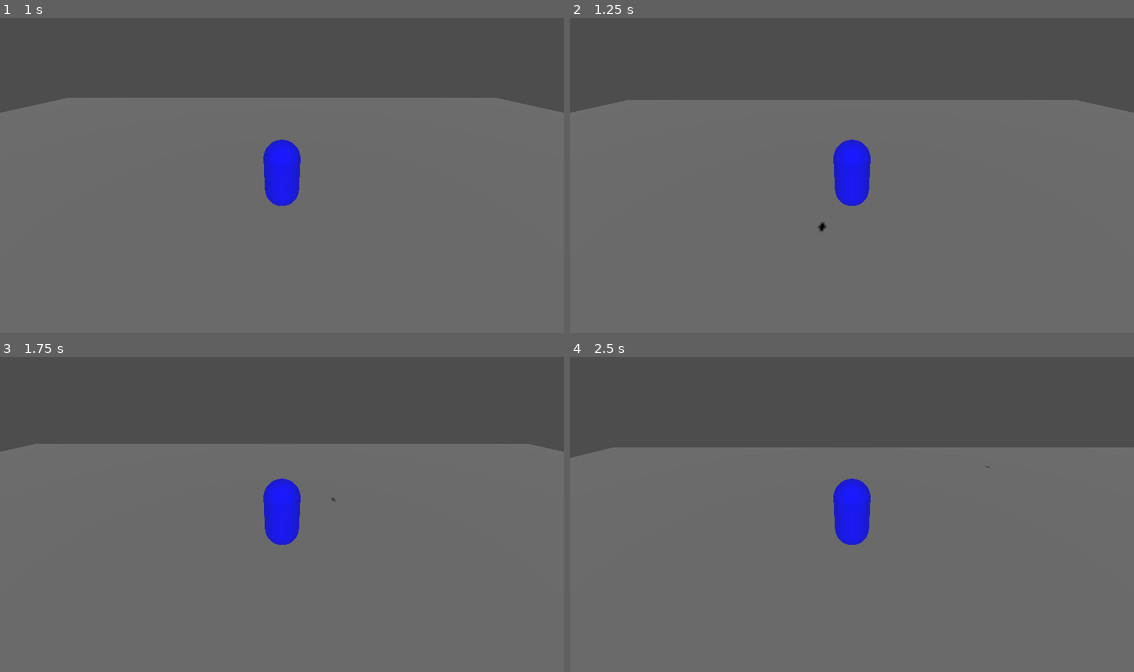
Above: before the commit, frames 1-4 (two rows, left to right).
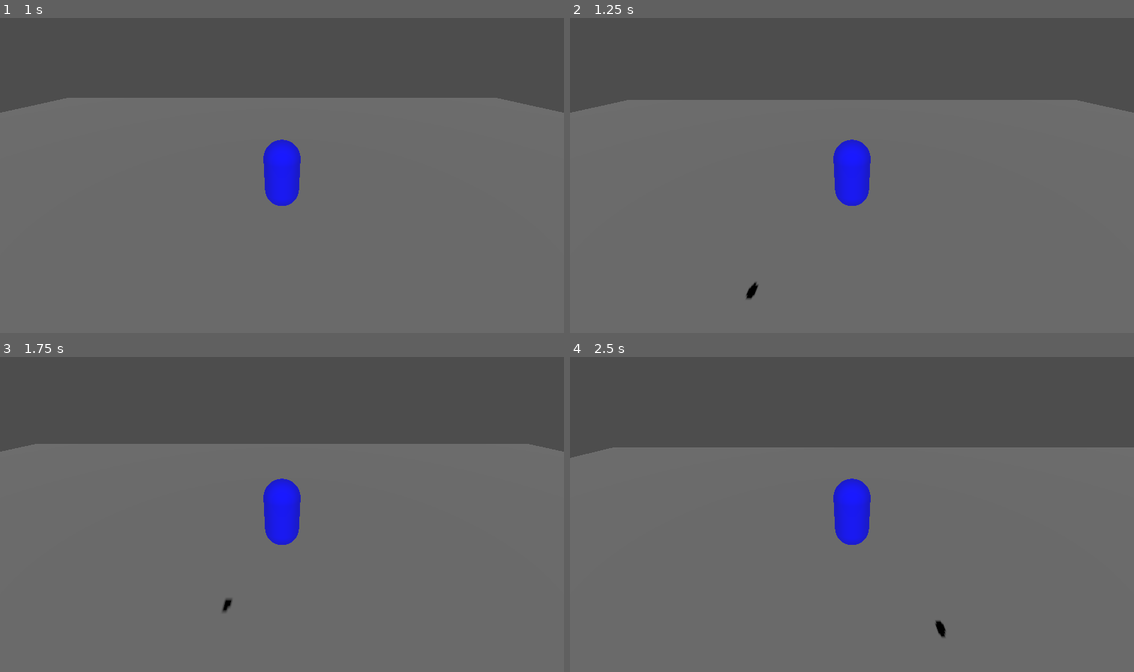
Above: after the commit, the same moments.

Repository: Genaro-Coronel-Gtz/godot_dumbs
Game: Godot game, scene res://main.tscn
Two runs of this game, one before a commit and one after it. Both use one fixed random seed, a clock stepped at 60 frames per second and the inputs below.
Inputs:
- Up to frame 1 (1 s): hold Up (ui_up) from 0.53 s (still down)
- Up to frame 2 (1.25 s): keep holding Up (ui_up)
- Up to frame 3 (1.75 s): keep holding Up (ui_up)
- Up to frame 4 (2.5 s): release Up (ui_up) at 2.03 s; hold Left (ui_left) from 2.03 s (still down)

Frame 1 is identical in both runs. In frame 2, less than 0.1% of the frame differs, in the area x 31-46%, y 64-90%; in frame 3, less than 0.1%; in frame 4, less than 0.1%.

Commit message:
[WIP]: Shoot linear and parabolic bullets

Diff:
--- a/scripts/enemy.gd
+++ b/scripts/enemy.gd
@@ -40,5 +40,6 @@
 	var target_position = player.global_position + Vector3(0, 1.0, 0)
 
 	# Usar la API publica del bullet para lanzarlo
-	bullet_instance.linear(target_position)
+	#bullet_instance.linear(target_position)
+	bullet_instance.parabolic(target_position)
 	print("Bullet disparado: origen=", bullet_instance.global_position, " objetivo=", target_position)
